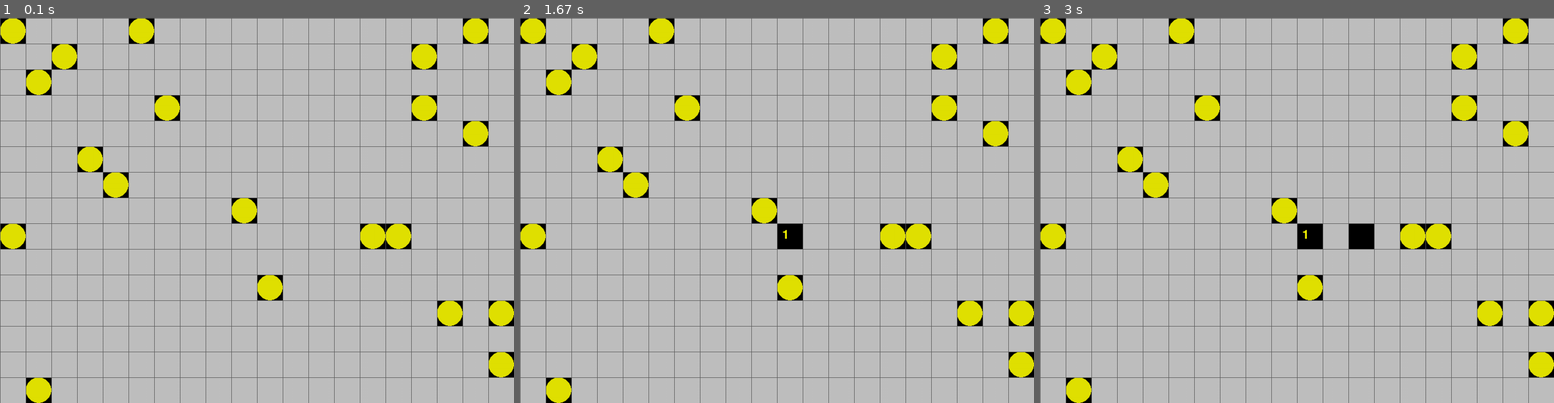
Above: before the commit, frames 1-3 (left to right).
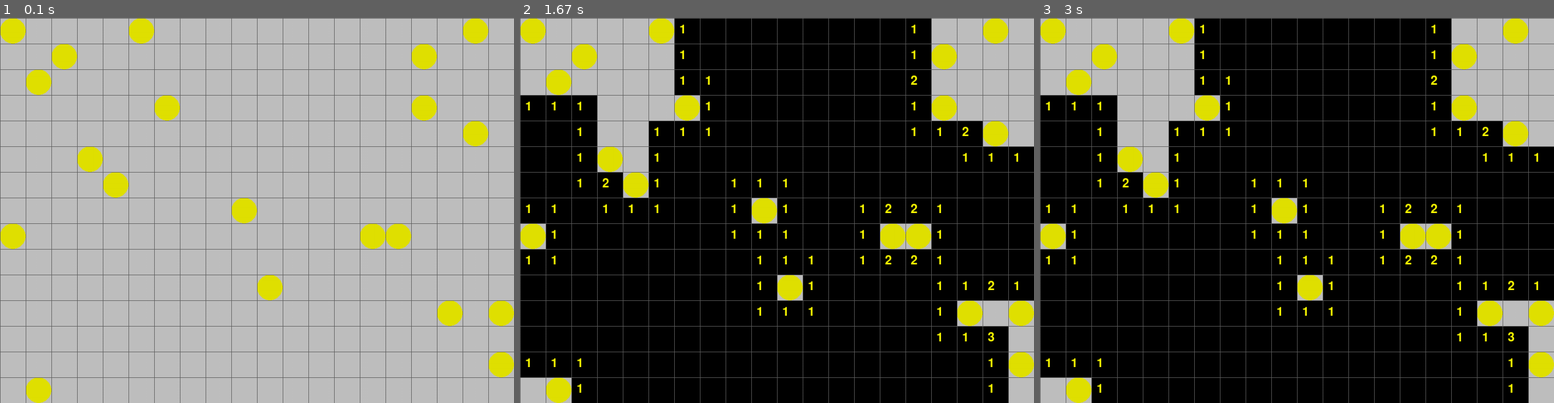
Above: after the commit, the same moments.

Repository: pipipik/py_game_01
Game: pygame game, started from game/mine_sweeper/mine_sweeper.py
The game is run twice, just before and just after one commit, with the same random seed, the same clock (stepped at 60 frames per second) and the same inputs.
Inputs (mouse positions are in pixels of both pictures, inside the frame that each line leads up to):
- Up to frame 1 (0.1 s): no input
- Up to frame 2 (1.67 s): click (777, 233) at 0.88 s
- Up to frame 3 (3 s): click (1358, 245) at 1.85 s

The runs differ from the first frame. In frame 1, 1.4% of the frame differs, in the area x 0-100%, y 0-100%; in frame 2, 78%; in frame 3, 78%.

Commit message:
open_tile_02

Diff:
--- a/game/mine_sweeper/mine_sweeper.py
+++ b/game/mine_sweeper/mine_sweeper.py
@@ -13,6 +13,8 @@
 EMPTY = 0 # マップ上のタイルがからの状態
 BOMB = 1 # マップ上のタイルに爆弾がある状態
 OPENED = 2 # マップ上のタイルが開封状態
+OPEN_COUNT = 0 # 開かれたタイルの数
+CHECKED = [[0 for _ in range(WIDTH)] for _ in range(HEIGHT)] # タイルの状態を既にチェックしたか記録する配列
 
 pygame.init() # pygameモジュールを初期化
 SURFACE = pygame.display.set_mode([WIDTH*SIZE, HEIGHT*SIZE]) #サイズを指定してウィンドウを作成
@@ -33,7 +35,25 @@
 
 def open_tile(field, x_pos, y_pos):
   """ タイルをオープン """
-  field[y_pos][x_pos] = OPENED # field状態を開封状態に変更
+  global OPEN_COUNT # グローバル変数を変更するためグローバル宣言する
+  if CHECKED[y_pos][x_pos]:  # 既にチェック済みのタイルの時
+    return # 何もしない
+
+  CHECKED[y_pos][x_pos] = True # 指定されたタイルをチェック済みに変更
+
+  # x, y軸にそれぞれ-1, 0, 1と変化させて
+  # (x_pos, y_pos)の周りにある爆弾の数をカウント
+  for yoffset in range(-1, 2):
+    for xoffset in range(-1, 2):
+      xpos, ypos = (x_pos + xoffset, y_pos + yoffset)
+      if 0 <= xpos < WIDTH and 0 <= ypos < HEIGHT and \
+        field[ypos][xpos] == EMPTY: # xpos, yposがマス内であるか and 未開封状態の時
+        field[ypos][xpos] = OPENED # field状態を開封状態に変更
+        OPEN_COUNT += 1 # 判定成立でカウントアップ
+        count = num_of_bomb(field, xpos, ypos) # 関数を呼び出して爆弾の数を取得
+        if count == 0 and \
+          not (xpos == x_pos and ypos == y_pos): # 爆弾の数が0, 初めに指定したタイルでない時
+          open_tile(field, xpos, ypos) # 再度関数を呼び出す
 
 def main():
   """main routine"""
@@ -69,10 +89,10 @@
       for xpos in range(WIDTH):
         tile = field[ypos][xpos] # 左上から順にfield状態をtileに格納
         rect = (xpos*SIZE, ypos*SIZE, SIZE, SIZE) # tileの矩形サイズを取得
-        if tile == EMPTY: # field状態が未開封状態の時
+        if tile == EMPTY or tile == BOMB: # field状態が未開封状態の時
           pygame.draw.rect(SURFACE, (192, 192, 192), rect) # 未開封状態を描画
-        elif tile == BOMB: # field状態が爆弾有りの時
-          pygame.draw.ellipse(SURFACE, (225, 225, 0), rect) # 爆弾有りを描画
+          if tile == BOMB: # field状態が爆弾有りの時
+            pygame.draw.ellipse(SURFACE, (225, 225, 0), rect) # 爆弾有りを描画
         elif tile == OPENED: # field状態が開封状態の時
           count = num_of_bomb(field, xpos, ypos) # 関数を呼び出して爆弾の数を取得
           if count > 0: # 爆弾有りの時
